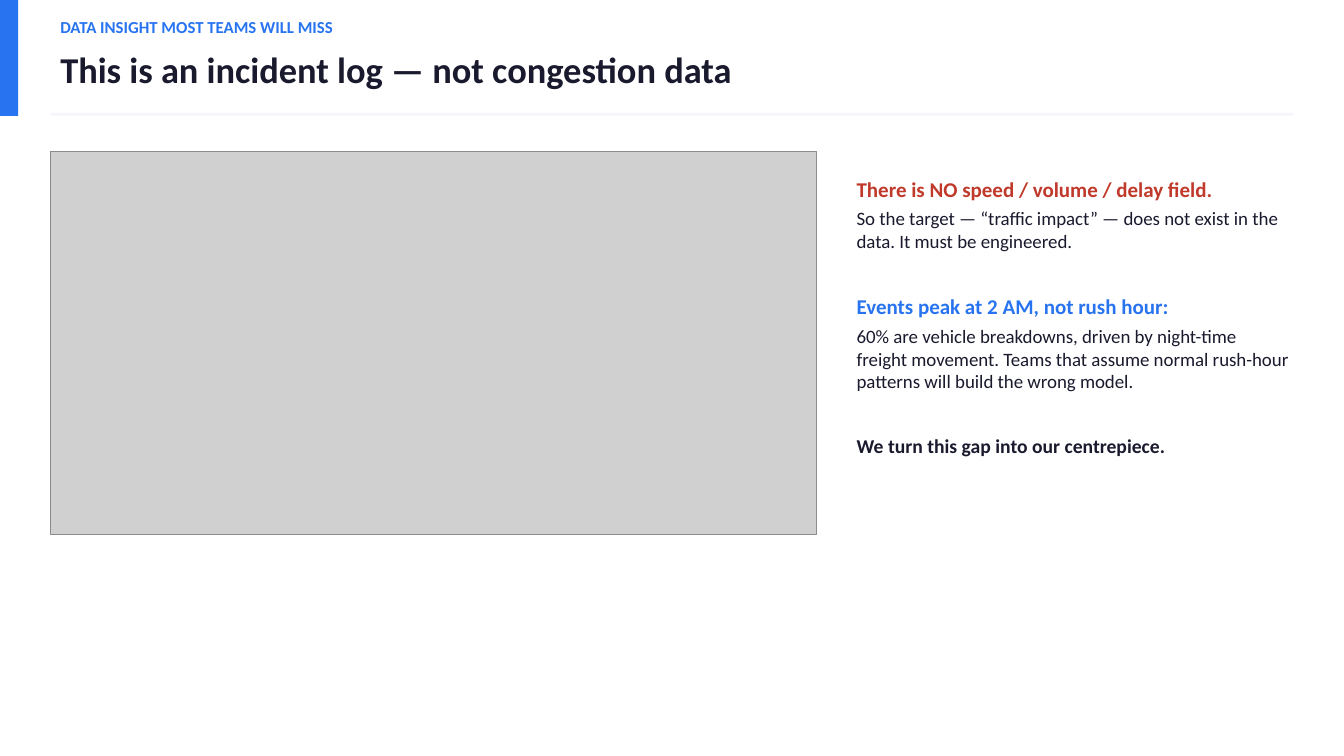
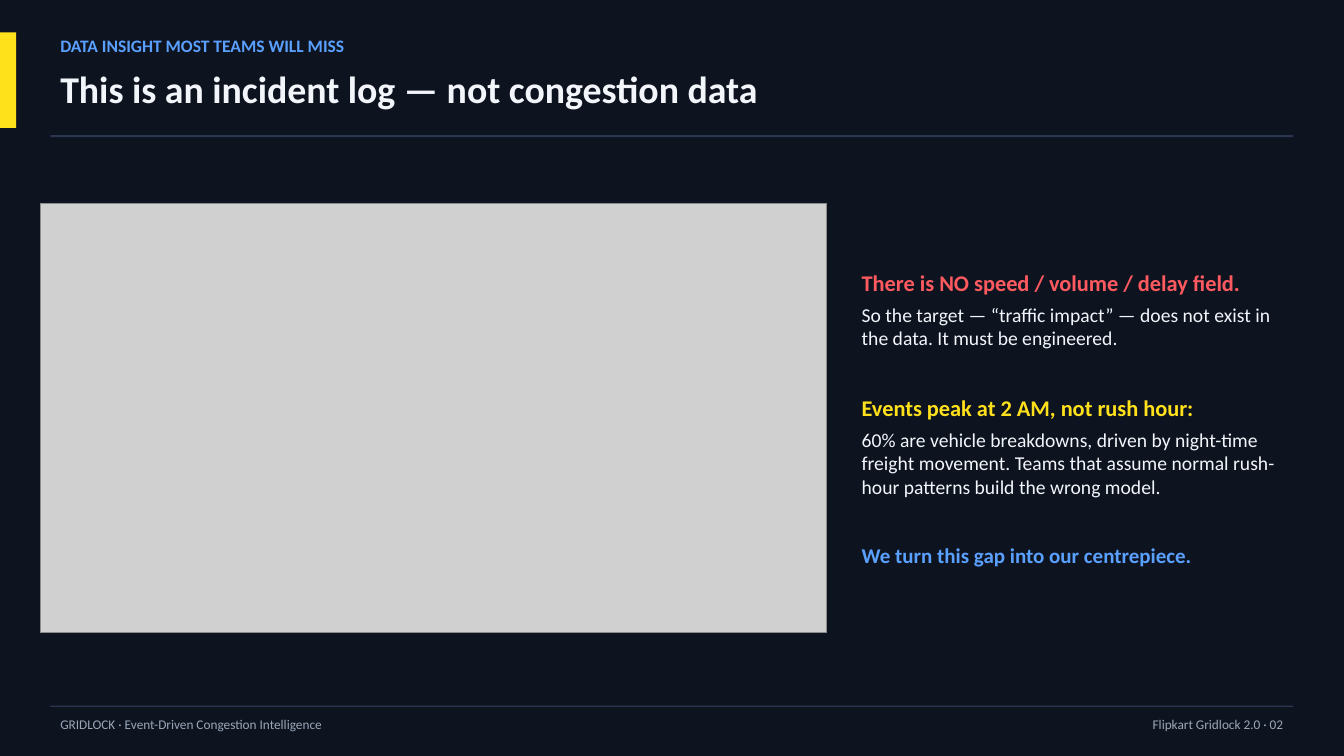
Before and after one commit to Hrithikkraj/traffic-event-simulator, a slide deck: slide 3 of Gridlock_Pitch_Deck.pptx. Drawn at 1344x756 pixels with LibreOffice and Linux fonts; fonts in the diff are those of the drawing; grey boxes stand for pictures. Boxes give left, top, right and bottom in pixels: in the first picture for what was removed or moved away, otherwise in the second. Text is boxed around its words. In the diff, an @@ line names an element or a change of style, - is before the commit and + after.

```diff
--- a/Gridlock_Pitch_Deck.pptx
+++ b/Gridlock_Pitch_Deck.pptx
@@ rectangle added at [0,0,1344,756], fill #0E1320 @@
@@ rectangle: place and size @@
-rectangle at [0,0,18,116]
+rectangle at [0,32,16,128]
@@ rectangle at [0,32,16,128]: fill #2874F0 to #FFE11B @@
@@ text "DATA INSIGHT MOST TEAMS WILL ...": place and size @@
-text "DATA INSIGHT MOST TEAMS WILL ..." at [60,22,333,33]
+text "DATA INSIGHT MOST TEAMS WILL ..." at [60,40,344,52]
@@ text "DATA INSIGHT MOST TEAMS WILL ..." at [60,40,344,52]: size 12 to 12.5 pt, text colour #2874F0 to #5AA0FF; more space between paragraphs @@
@@ text "This is an incident log ...": place and size @@
-text "This is an incident log ..." at [60,57,731,89]
+text "This is an incident log ..." at [60,76,758,110]
@@ text "This is an incident log ..." at [60,76,758,110]: size 26 to 27 pt, text colour #1A1A2E to #F2F5FA; more space between paragraphs @@
@@ rectangle: place and size @@
-rectangle at [50,113,1294,116]
+rectangle at [50,135,1294,137]
@@ rectangle at [50,135,1294,137]: fill #F4F6FB to #2A3550 @@
@@ text "There is NO speed / ...": place and size @@
-text "There is NO speed / ..." at [857,182,1289,457]
+text "There is NO speed / ..." at [862,275,1274,567]
@@ text "There is NO speed / ..." at [862,275,1274,567]: vertical alignment top to middle @@
@@ picture: place and size @@
-picture at [50,151,817,534]
+picture at [40,204,827,632]
@@ text at [862,275,1270,567]: size 15 to 16 pt in "There is NO speed / volume / ...", "Events peak at 2 AM, not rush ..."; text colour #C0392B to #FF5A5F in "There is NO speed / volume / ..."; size 13.5 to 14 pt, text colour #1A1A2E to #F2F5FA in "So the target — “traffic impact” — ..."; text colour #2874F0 to #FFE11B in "Events peak at 2 AM, not rush ..."; size 14 to 15 pt, text colour #1A1A2E to #5AA0FF in "We turn this gap into our centrepiece."; more space between paragraphs @@
@@ text at [862,433,1274,498]: text changed; size 13.5 to 14 pt; text colour #1A1A2E to #F2F5FA @@
-60% are vehicle breakdowns, driven by night-time freight movement. Teams that assume normal rush-hour patterns will build the wrong model.
+60% are vehicle breakdowns, driven by night-time freight movement. Teams that assume normal rush-hour patterns build the wrong model.
@@ rectangle added at [50,706,1294,707], fill #2A3550 @@
@@ text added at [60,720,322,731], 9.5 pt, text #9AA7B8 @@
+GRIDLOCK · Event-Driven Congestion Intelligence
@@ text added at [1153,720,1283,731], 9.5 pt, text #9AA7B8 @@
+Flipkart Gridlock 2.0 · 02
```
Also in this commit, not shown: 13 other slides changed, 3 other files.
